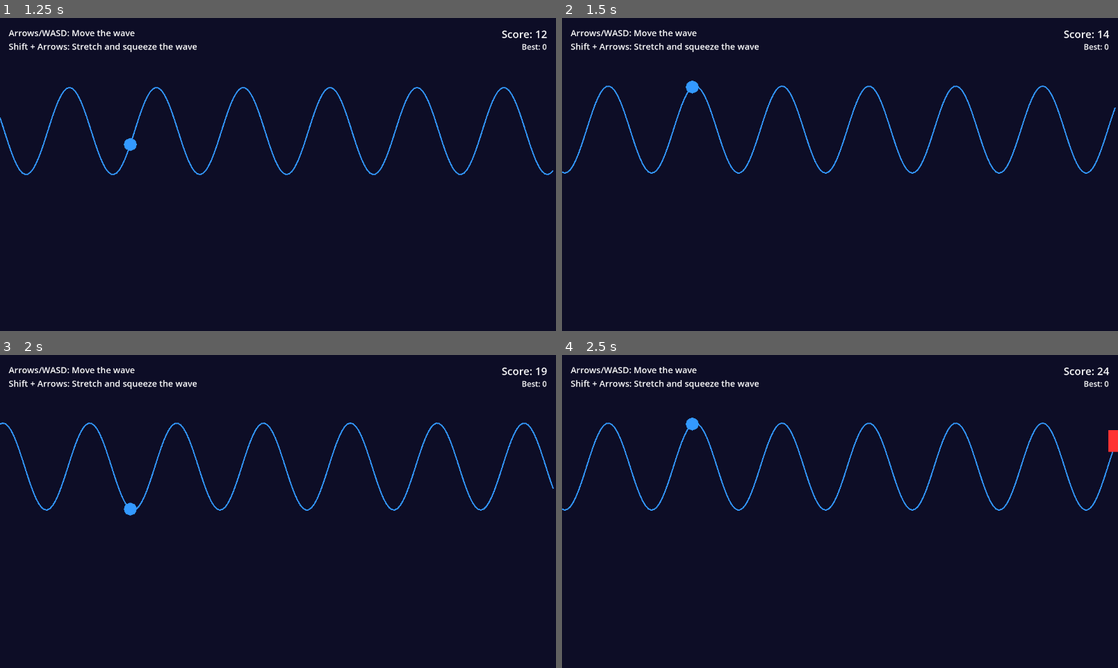
Above: before the commit, frames 1-4 (two rows, left to right).
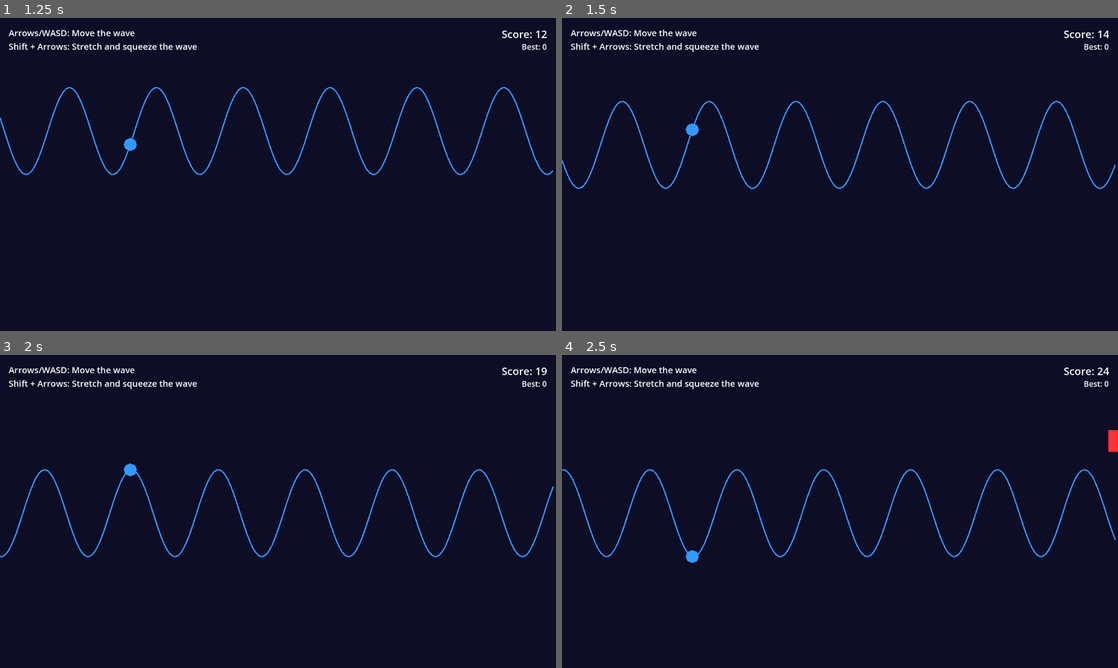
Above: after the commit, the same moments.

Repository: willist/sine-game
Game: Godot game, scene res://main.tscn
The game is run twice, just before and just after one commit, with the same random seed, the same clock (stepped at 60 frames per second) and the same inputs.
Inputs (mouse positions are in pixels of both pictures, inside the frame that each line leads up to):
- Up to frame 1 (1.25 s): move the mouse to (400, 158) at 0.52 s; hold W (move_up) from 0.53 s (still down); hold A (decrease_wavelength) from 0.53 s (still down); click (400, 158) at 0.67 s
- Up to frame 2 (1.5 s): release W (move_up) at 1.25 s; release A (decrease_wavelength) at 1.25 s; drag from (728, 190) to (812, 237) at 1.27 s
- Up to frame 3 (2 s): no input
- Up to frame 4 (2.5 s): move the mouse to (895, 442) at 2.02 s; hold W (move_up) from 2.03 s (still down); hold Shift from 2.03 s (still down)

Frame 1 is identical in both runs. In frame 2, 2.5% of the frame differs, in the area x 0-100%, y 20-55%; in frame 3, 2.5%; in frame 4, 2.5%, in the area x 0-100%, y 20-67%.

Commit message:
feat: add touch controls for mobile
Single finger drag to move wave
Two-finger pinch/stretch for wavelength and amplitude

Diff:
--- a/wave.gd
+++ b/wave.gd
@@ -29,11 +29,29 @@
 # Surfer position for anchoring wavelength changes
 const SURFER_X: float = 300.0
 
+# Touch control tracking
+var touch_points: Dictionary = {}
+var last_single_touch_pos: Vector2 = Vector2.ZERO
+var last_two_finger_distance: float = 0.0
+var last_two_finger_angle: float = 0.0
+
 func _ready():
 	screen_width = get_viewport_rect().size.x
 	screen_height = get_viewport_rect().size.y
 	generate_wave()
 
+func _input(event):
+	if event is InputEventScreenTouch:
+		if event.pressed:
+			touch_points[event.index] = event.position
+		else:
+			touch_points.erase(event.index)
+			# Reset tracking when fingers lift
+			if touch_points.size() == 0:
+				last_two_finger_distance = 0.0
+	elif event is InputEventScreenDrag:
+		touch_points[event.index] = event.position
+
 func _process(delta):
 	# Handle input
 	handle_input(delta)
@@ -45,6 +63,9 @@
 	generate_wave()
 
 func handle_input(delta):
+	# Handle touch controls
+	handle_touch_input(delta)
+
 	var shift_pressed = Input.is_key_pressed(KEY_SHIFT)
 
 	# Shift + Up/Down: Amplitude control (stretch and squeeze)
@@ -111,3 +132,71 @@
 	var y1 = get_wave_y_at_x(x)
 	var y2 = get_wave_y_at_x(x + dx)
 	return atan2(y2 - y1, dx)
+
+func handle_touch_input(delta):
+	var num_touches = touch_points.size()
+
+	if num_touches == 1:
+		# Single finger drag - move the wave
+		var touch_pos = touch_points.values()[0]
+
+		if last_single_touch_pos != Vector2.ZERO:
+			var touch_delta = touch_pos - last_single_touch_pos
+
+			# Vertical movement
+			wave_y_position += touch_delta.y
+			wave_y_position = clamp(wave_y_position, amplitude, screen_height - amplitude)
+
+			# Horizontal movement (translate wave)
+			wave_offset -= touch_delta.x * 0.5
+
+		last_single_touch_pos = touch_pos
+
+	elif num_touches == 2:
+		# Two finger pinch/stretch - affect wavelength or amplitude
+		var touches = touch_points.values()
+		var touch1 = touches[0]
+		var touch2 = touches[1]
+
+		# Calculate distance and angle between touches
+		var distance = touch1.distance_to(touch2)
+		var delta_vec = touch2 - touch1
+		var angle = abs(delta_vec.angle())
+
+		# Initialize on first two-finger touch
+		if last_two_finger_distance == 0.0:
+			last_two_finger_distance = distance
+			last_two_finger_angle = angle
+		else:
+			var distance_change = distance - last_two_finger_distance
+
+			# Determine if gesture is more horizontal or vertical
+			# angle near 0 or PI is horizontal, near PI/2 is vertical
+			var angle_from_horizontal = abs(angle)
+			if angle_from_horizontal > PI / 2:
+				angle_from_horizontal = PI - angle_from_horizontal
+
+			var is_horizontal = angle_from_horizontal < PI / 4
+
+			if is_horizontal:
+				# Affect wavelength
+				var old_wavelength = wavelength
+				wavelength += distance_change * 0.5
+				wavelength = clamp(wavelength, MIN_WAVELENGTH, MAX_WAVELENGTH)
+
+				# Adjust wave_offset to keep surfer at same phase position
+				if wavelength != old_wavelength:
+					var phase_at_surfer = (SURFER_X / old_wavelength + wave_offset / old_wavelength)
+					wave_offset = (phase_at_surfer - SURFER_X / wavelength) * wavelength
+			else:
+				# Affect amplitude
+				amplitude += distance_change * 0.5
+				amplitude = clamp(amplitude, MIN_AMPLITUDE, MAX_AMPLITUDE)
+				wave_y_position = clamp(wave_y_position, amplitude, screen_height - amplitude)
+
+			last_two_finger_distance = distance
+			last_two_finger_angle = angle
+	else:
+		# No touches or more than 2 - reset
+		last_single_touch_pos = Vector2.ZERO
+		last_two_finger_distance = 0.0
